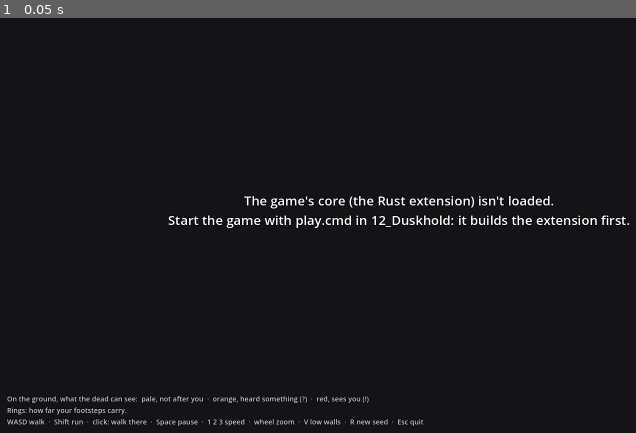
Above: before the commit, frame 1.
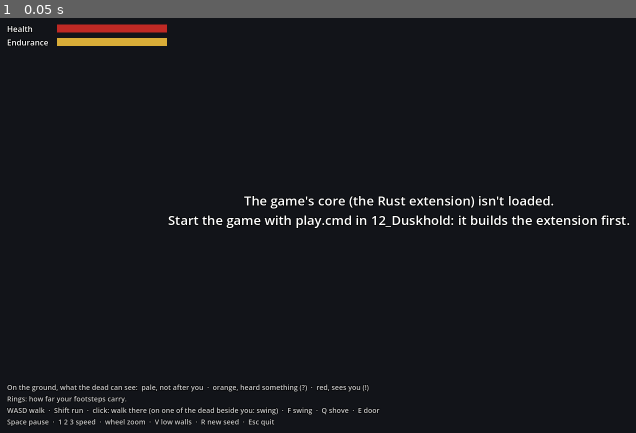
Above: after the commit, the same moment.

Repository: Mossenheimen/Duskhold
Game: Godot game, scene res://main.tscn
The game is run twice, just before and just after one commit, with the same random seed, the same clock (stepped at 60 frames per second) and the same inputs.
Inputs:
- Up to frame 1 (0.05 s): no input

The runs differ from the first frame. In frame 1, 2.5% of the frame differs, in the area x 1-67%, y 1-99%.

Commit message:
Duskhold: fight or flee (build step 5, slice 1)
One rule for timed actions: an action starts between steps, winds up
(the tell everyone sees), strikes, then recovers; a blow during the
wind-up breaks it off. Endurance pays for running and swings, with
exhaustion. Bodies have health and wounds on ten parts that bleed;
corpses stay where they fall. You can swing, shove (back a tile,
sometimes down) and open or shut doors; the dead swing back after a
visible wind-up. The numbers live in data/. The client draws the tells,
the knocked-down and the dead, a body panel and the death screen.

Co-Authored-By: Claude Opus 5.5 <noreply@anthropic.com>

Diff:
--- a/client/actor_view.gd
+++ b/client/actor_view.gd
@@ -1,6 +1,7 @@
 extends Node3D
 ## One actor, the character or a shambler. It faces the way the core says, and a mark over its
-## head says what it knows of you: "?" it heard something, "!" it sees you.
+## head says what it knows of you: "?" it heard something, "!" it sees you. It leans in as it
+## winds up a swing (the tell), lies down when knocked down, and stays down, darker, when dead.
 
 const CHARACTER := Color(0.75, 0.32, 0.2)
 const SHAMBLER := Color(0.56, 0.6, 0.5)
@@ -8,6 +9,12 @@
 const HUNTING := Color(1.0, 0.22, 0.15)
 
 var _turn := 0.0
+var _body: Node3D  # pivots at the feet
+var _skin: StandardMaterial3D
+var _colour := Color.WHITE
+var _stoop := 0.0  # how far forward it stands, in degrees
+var _pitch := 0.0
+var _state := 0
 var _mark: Label3D
 var _alert := 0
 var _pop := 0.0
@@ -17,17 +24,21 @@
 func setup(kind: int) -> void:
 	var colour := CHARACTER if kind == 0 else SHAMBLER
 	var tall := 1.55 if kind == 0 else 1.45
-	var body := Node3D.new()  # pivots at the feet
-	if kind == 1:
-		body.rotation_degrees.x = -14.0  # the dead stoop
-	add_child(body)
+	_colour = colour
+	_body = Node3D.new()
+	_stoop = -14.0 if kind == 1 else 0.0  # the dead stoop
+	_body.rotation_degrees.x = _stoop
+	_pitch = _stoop
+	add_child(_body)
+	var body := _body
 	var capsule := CapsuleMesh.new()
 	capsule.radius = 0.22
 	capsule.height = tall
 	var torso := MeshInstance3D.new()
 	torso.mesh = capsule
 	torso.position.y = tall / 2.0
-	torso.material_override = _material(colour)
+	_skin = _material(colour)
+	torso.material_override = _skin
 	body.add_child(torso)
 	# A nose, to show which way it faces (forward is -z).
 	var box := BoxMesh.new()
@@ -71,3 +82,19 @@
 	material.albedo_color = colour
 	material.roughness = 0.8
 	return material
+
+
+## Its state (0 standing, 1 knocked down, 2 dead, from DuskWorld.actor_states()) and how far
+## through a swing's wind-up it is (0 to 1; -1 when it isn't winding one up).
+func show_pose(state: int, wind_up: float, delta: float) -> void:
+	if state != _state:
+		_state = state
+		_skin.albedo_color = _colour.darkened(0.55) if state == 2 else _colour
+		_mark.visible = state == 0
+	var target := _stoop
+	if state != 0:
+		target = -88.0  # flat on the ground
+	elif wind_up >= 0.0:
+		target = _stoop - 22.0 * wind_up  # leaning in to strike
+	_pitch = lerpf(_pitch, target, 1.0 - exp(-16.0 * delta)) if delta > 0.0 else target
+	_body.rotation_degrees.x = _pitch
--- a/client/hud.gd
+++ b/client/hud.gd
@@ -1,11 +1,11 @@
 extends CanvasLayer
-## What's drawn over the world: the state of play, the controls, what just happened, and a red
-## flash when the dead get you.
+## What's drawn over the world: the state of play, your body (health, endurance, wounds), the
+## controls, what just happened, a red flash when the dead hurt you, and how you died.
 
 const LINE_LIFE := 6.0  # seconds a line of news stays
 const FLASH_LIFE := 0.6
 
-const CONTROLS := "WASD walk  ·  Shift run  ·  click: walk there  ·  Space pause  ·  1 2 3 speed  ·  wheel zoom  ·  V low walls  ·  R new seed  ·  Esc quit"
+const CONTROLS := "WASD walk  ·  Shift run  ·  click: walk there (on one of the dead beside you: swing)  ·  F swing  ·  Q shove  ·  E door\nSpace pause  ·  1 2 3 speed  ·  wheel zoom  ·  V low walls  ·  R new seed  ·  Esc quit"
 const LEGEND := "On the ground, what the dead can see:  pale, not after you  ·  orange, heard something (?)  ·  red, sees you (!)\nRings: how far your footsteps carry."
 
 var _state: Label
@@ -16,6 +16,11 @@
 var _lines: Array[String] = []
 var _ages: Array[float] = []
 var _flash_left := 0.0
+var _health: ProgressBar
+var _endurance: ProgressBar
+var _breath: Label
+var _wounds: Label
+var _death: Label
 
 
 func _ready() -> void:
@@ -37,6 +42,9 @@
 	_paused.visible = false
 	_problem = _label(26, Control.PRESET_CENTER)
 	_problem.horizontal_alignment = HORIZONTAL_ALIGNMENT_CENTER
+	_death = _label(30, Control.PRESET_CENTER)
+	_death.horizontal_alignment = HORIZONTAL_ALIGNMENT_CENTER
+	_build_body_panel()
 
 
 func _process(delta: float) -> void:
@@ -51,9 +59,9 @@
 
 
 ## `tick` counts tenths of a second of game time; `speed` is the dial (1, 2, 5).
-func show_state(world_seed: int, tick: int, speed: int, paused: bool, caught: int) -> void:
-	_state.text = "DUSKHOLD  ·  build step 4: a patch of the Hushlands\nSeed %d  ·  %.1f s  ·  %d×  ·  caught %d" % [
-		world_seed, tick / 10.0, speed, caught]
+func show_state(world_seed: int, tick: int, speed: int, paused: bool) -> void:
+	_state.text = "DUSKHOLD  ·  build step 5: fight or flee\nSeed %d  ·  %.1f s  ·  %d×" % [
+		world_seed, tick / 10.0, speed]
 	_paused.visible = paused
 
 
@@ -74,6 +82,7 @@
 	_lines.clear()
 	_ages.clear()
 	_flash_left = 0.0
+	_death.text = ""
 
 
 func show_problem(text: String) -> void:
@@ -97,3 +106,66 @@
 	label.grow_vertical = Control.GROW_DIRECTION_BOTH if preset == Control.PRESET_CENTER else (
 		Control.GROW_DIRECTION_BEGIN if bottom else Control.GROW_DIRECTION_END)
 	return label
+
+
+## Your body, from DuskWorld.character_body() and character_wounds().
+func show_body(body: PackedInt32Array, wounds: PackedStringArray) -> void:
+	if body.size() < 5:
+		return
+	_health.value = body[0] / 10.0
+	_endurance.value = body[1] / 10.0
+	_breath.text = "Out of breath" if body[2] == 1 else ""
+	_wounds.text = "\n".join(wounds)
+
+
+## The end: how you died, and how long you lasted.
+func show_death(how: String, seconds: float) -> void:
+	_death.text = "This is how you died.\n%s\nYou lasted %d minutes %d seconds.\n\nR to begin again, in a new patch." % [
+		how, int(seconds) / 60, int(seconds) % 60]
+
+
+func _build_body_panel() -> void:
+	var panel := VBoxContainer.new()
+	panel.mouse_filter = Control.MOUSE_FILTER_IGNORE
+	panel.position = Vector2(16, 76)
+	add_child(panel)
+	_health = _bar(panel, "Health", Color(0.75, 0.16, 0.14))
+	_endurance = _bar(panel, "Endurance", Color(0.85, 0.68, 0.22))
+	_breath = Label.new()
+	_breath.add_theme_color_override("font_color", Color(1.0, 0.75, 0.3))
+	_breath.add_theme_constant_override("outline_size", 6)
+	_breath.add_theme_color_override("font_outline_color", Color(0, 0, 0, 0.85))
+	panel.add_child(_breath)
+	_wounds = Label.new()
+	_wounds.add_theme_font_size_override("font_size", 15)
+	_wounds.add_theme_color_override("font_color", Color(1.0, 0.82, 0.78))
+	_wounds.add_theme_constant_override("outline_size", 6)
+	_wounds.add_theme_color_override("font_outline_color", Color(0, 0, 0, 0.85))
+	panel.add_child(_wounds)
+
+
+func _bar(parent: Control, name: String, colour: Color) -> ProgressBar:
+	var row := HBoxContainer.new()
+	row.mouse_filter = Control.MOUSE_FILTER_IGNORE
+	parent.add_child(row)
+	var label := Label.new()
+	label.text = name
+	label.custom_minimum_size = Vector2(96, 0)
+	label.add_theme_constant_override("outline_size", 6)
+	label.add_theme_color_override("font_outline_color", Color(0, 0, 0, 0.85))
+	row.add_child(label)
+	var bar := ProgressBar.new()
+	bar.custom_minimum_size = Vector2(220, 16)
+	bar.size_flags_vertical = Control.SIZE_SHRINK_CENTER
+	bar.show_percentage = false
+	bar.max_value = 100.0
+	bar.value = 100.0
+	bar.mouse_filter = Control.MOUSE_FILTER_IGNORE
+	var fill := StyleBoxFlat.new()
+	fill.bg_color = colour
+	var back := StyleBoxFlat.new()
+	back.bg_color = Color(0, 0, 0, 0.5)
+	bar.add_theme_stylebox_override("fill", fill)
+	bar.add_theme_stylebox_override("background", back)
+	row.add_child(bar)
+	return bar
--- a/client/main.gd
+++ b/client/main.gd
@@ -14,6 +14,7 @@
 const ActorView = preload("res://actor_view.gd")
 const NoiseRings = preload("res://noise_rings.gd")
 const Hud = preload("res://hud.gd")
+const Tells = preload("res://tells.gd")
 
 ## Zomboid's angle: 30° down, so tiles are 2:1 diamonds, and north up and to the right.
 const CAMERA_PITCH := 30.0
@@ -29,10 +30,19 @@
 const SAW := 2
 const REACHED := 3
 const NO_WAY := 4
+const STRUCK := 5
+const MISSED := 6
+const SHOVED := 7
+const DIED := 8
+const DOOR := 9
+const EXHAUSTED := 10
+## Numbers an event takes.
+const EVENT_SIZE := 6
 
 var dusk: Node  # the DuskWorld
 var map_view: MapView
 var rings: NoiseRings
+var tells: Tells
 var hud: Hud
 var camera: Camera3D
 var cursor: MeshInstance3D
@@ -42,7 +52,10 @@
 var speed_index := 0
 var zoom := 14.0
 var focus := Vector3.ZERO  # where the camera looks: the character, smoothed
-var caught := 0
+var wound_names := PackedStringArray()
+var part_names := PackedStringArray()
+var last_hurt := ""  # what last hurt you, for the death screen
+var dead := false
 var low_walls := false
 var last_tick := -1
 var use_town := false
@@ -71,6 +84,8 @@
 	add_child(map_view)
 	rings = NoiseRings.new()
 	add_child(rings)
+	tells = Tells.new()
+	add_child(tells)
 	_start()
 
 
@@ -96,7 +111,10 @@
 	me = dusk.character_index()
 	rings.clear()
 	hud.reset()
-	caught = 0
+	wound_names = dusk.wound_names()
+	part_names = dusk.part_names()
+	last_hurt = ""
+	dead = false
 	last_tick = -1
 	_draw_actors(0.0)
 	if me >= 0:
@@ -122,7 +140,8 @@
 	_move_camera(delta)
 	map_view.update(focus)
 	_move_cursor()
-	hud.show_state(town_seed, tick, roundi(dusk.speed), dusk.paused, caught)
+	hud.show_state(town_seed, tick, roundi(dusk.speed), dusk.paused)
+	hud.show_body(dusk.character_body(), dusk.character_wounds())
 	_maybe_take_picture(delta)
 
 
@@ -135,12 +154,24 @@
 	if mouse and mouse.pressed:
 		match mouse.button_index:
 			MOUSE_BUTTON_LEFT:
+				if dead:
+					return
 				var tile := _tile_under(mouse.position)
-				dusk.walk_to(tile.x, tile.y, Input.is_action_pressed("run"))
+				var aim := _foe_beside(tile)
+				if aim != Vector2i.ZERO:
+					dusk.attack(aim.x, aim.y)
+				else:
+					dusk.walk_to(tile.x, tile.y, Input.is_action_pressed("run"))
 			MOUSE_BUTTON_WHEEL_UP:
 				zoom = maxf(ZOOM_MIN, zoom / 1.15)
 			MOUSE_BUTTON_WHEEL_DOWN:
 				zoom = minf(ZOOM_MAX, zoom * 1.15)
+	elif event.is_action_pressed("swing") and not dead:
+		dusk.attack(0, 0)
+	elif event.is_action_pressed("shove") and not dead:
+		dusk.shove(0, 0)
+	elif event.is_action_pressed("door") and not dead:
+		dusk.use_door()
 	elif event.is_action_pressed("pause"):
 		dusk.paused = not dusk.paused
 	elif event.is_action_pressed("speed_1"):
@@ -157,8 +188,28 @@
 		_start()
 
 
+## Which way to swing for a click on `tile`: toward it if one of the living dead stands there
+## beside you, else (0, 0), meaning "not a swing". Whether the blow can land is the core's call.
+func _foe_beside(tile: Vector2i) -> Vector2i:
+	if me < 0:
+		return Vector2i.ZERO
+	var where: PackedVector2Array = dusk.actor_positions()
+	var kinds: PackedInt32Array = dusk.actor_kinds()
+	var states: PackedInt32Array = dusk.actor_states()
+	var mine := Vector2i(roundi(where[me].x), roundi(where[me].y))
+	var aim := tile - mine
+	if aim == Vector2i.ZERO or absi(aim.x) > 1 or absi(aim.y) > 1:
+		return Vector2i.ZERO
+	for i in kinds.size():
+		if kinds[i] == 1 and states[i] != 2 and Vector2i(roundi(where[i].x), roundi(where[i].y)) == tile:
+			return aim
+	return Vector2i.ZERO
+
+
 ## WASD, as a heading on screen. The core turns it into a heading on the map.
 func _steer() -> void:
+	if dead:
+		return
 	var right := int(Input.is_action_pressed("walk_right")) - int(Input.is_action_pressed("walk_left"))
 	var up := int(Input.is_action_pressed("walk_up")) - int(Input.is_action_pressed("walk_down"))
 	dusk.steer(right, up, Input.is_action_pressed("run"))
@@ -174,29 +225,78 @@
 	var where: PackedVector2Array = dusk.actor_positions()
 	var facing: PackedInt32Array = dusk.actor_facing()
 	var alert: PackedInt32Array = dusk.actor_alert()
+	var states: PackedInt32Array = dusk.actor_states()
+	var actions: PackedInt32Array = dusk.actor_actions()
 	for i in actors.size():
 		actors[i].position = Vector3(where[i].x + 0.5, 0.0, where[i].y + 0.5)
 		actors[i].face(facing[i], delta)
 		actors[i].show_alert(alert[i], delta)
+		# Leaning in while a swing winds up: the tell, on the body as well as the ground.
+		var swinging := actions[i * 4] == 1 and actions[i * 4 + 1] < 1000
+		actors[i].show_pose(states[i], actions[i * 4 + 1] / 1000.0 if swinging else -1.0, delta)
+	tells.show_actions(actions, me)
 	if me >= 0:
 		map_view.set_focus(actors[me].position + Vector3(0.0, 0.9, 0.0))
 
 
 func _read_events() -> void:
 	var events: PackedInt32Array = dusk.take_events()
-	for i in range(0, events.size(), 4):
+	for i in range(0, events.size(), EVENT_SIZE):
+		var who := events[i + 1]
+		var target := events[i + 2]
+		var extra := events[i + 5]
 		match events[i]:
 			HEARD:
 				hud.say("A shambler heard something.")
 			SAW:
 				hud.say("A shambler saw you!")
-			REACHED:
-				caught += 1
-				hud.say("A shambler got you.")
-				hud.flash()
 			NO_WAY:
-				if events[i + 1] == me:
+				if who == me:
 					hud.say("There's no way there.")
+			STRUCK:
+				if target == me and extra > 0:
+					var wound := wound_names[floori(extra / 100.0) - 1]
+					var part := part_names[extra % 100]
+					last_hurt = "A shambler gave you a %s on the %s." % [wound, part]
+					hud.say(last_hurt)
+					hud.flash()
+				elif who == me:
+					hud.say("You hit it.")
+			MISSED:
+				if who == me:
+					hud.say("You missed.")
+				elif target == me or _beside(who):
+					hud.say("A shambler reached for you and missed.")
+			SHOVED:
+				if who == me:
+					hud.say("You shoved it down." if extra == 1 else "You shoved it back.")
+			DIED:
+				if who == me:
+					_die()
+				else:
+					hud.say("It's down for good.")
+			DOOR:
+				if who == me:
+					hud.say("You opened the door." if extra == 1 else "You shut the door.")
+			EXHAUSTED:
+				if who == me:
+					hud.say("You're out of breath.")
+
+
+## Whether actor `i` stands beside you.
+func _beside(i: int) -> bool:
+	if me < 0 or i < 0:
+		return false
+	var where: PackedVector2Array = dusk.actor_positions()
+	return (where[i] - where[me]).length() < 1.6
+
+
+func _die() -> void:
+	dead = true
+	var how := last_hurt
+	if dusk.character_body()[4] > 0 or how.is_empty():
+		how = "You bled to death." if not how.is_empty() else "You died."
+	hud.show_death(how, dusk.tick() / 10.0)
 
 
 func _move_camera(delta: float) -> void:
@@ -277,6 +377,9 @@
 		"speed_1": [KEY_1],
 		"speed_2": [KEY_2],
 		"speed_3": [KEY_3],
+		"swing": [KEY_F],
+		"shove": [KEY_Q],
+		"door": [KEY_E],
 		"low_walls": [KEY_V],
 		"restart": [KEY_R],
 		"quit": [KEY_ESCAPE],
--- /dev/null
+++ b/client/shaders/tell.gdshader
@@ -0,0 +1,21 @@
+shader_type spatial;
+render_mode unshaded, blend_mix, depth_draw_never, cull_disabled;
+// A swing's tell: the tile it will land on, filling in from the middle as its wind-up runs out
+// (CONCEPT.md: no hit lands without one).
+
+instance uniform float progress = 0.0;  // 0 as the wind-up starts, 1 as it strikes
+instance uniform vec3 tint = vec3(1.0, 0.2, 0.1);  // linear
+
+varying vec2 local;
+
+void vertex() {
+	local = VERTEX.xz;  // -0.5 to 0.5 across the tile
+}
+
+void fragment() {
+	float r = max(abs(local.x), abs(local.y)) * 2.0;  // 0 in the middle, 1 at the edge
+	float fill = step(r, progress);
+	float rim = smoothstep(0.8, 0.88, r) * (1.0 - smoothstep(0.94, 1.0, r));
+	ALBEDO = tint;
+	ALPHA = max(fill * 0.45, rim * 0.85);
+}
--- /dev/null
+++ b/client/tells.gd
@@ -0,0 +1,49 @@
+extends Node3D
+## The tells: for every swing or shove winding up, the tile it will land on, filling in as the
+## blow nears. Red for the dead's, pale for yours. From DuskWorld.actor_actions().
+
+const THEIRS := Color(1.0, 0.18, 0.1)
+const YOURS := Color(0.95, 0.92, 0.8)
+
+var _material := ShaderMaterial.new()
+var _marks: Array[MeshInstance3D] = []
+
+
+func _init() -> void:
+	_material.shader = preload("res://shaders/tell.gdshader")
+
+
+## `actions` holds four numbers an actor (kind, wind-up per mille, x, y); `me` is your index.
+func show_actions(actions: PackedInt32Array, me: int) -> void:
+	var used := 0
+	var actor := -1
+	for i in range(0, actions.size(), 4):
+		actor += 1
+		var kind := actions[i]
+		var progress := actions[i + 1]
+		# Swings and shoves still winding up; doors have no tell.
+		if kind == 0 or kind == 3 or progress >= 1000:
+			continue
+		var mark := _mark(used)
+		used += 1
+		mark.visible = true
+		mark.position = Vector3(actions[i + 2] + 0.5, 0.035, actions[i + 3] + 0.5)
+		mark.set_instance_shader_parameter("progress", progress / 1000.0)
+		var tint := YOURS if actor == me else THEIRS
+		mark.set_instance_shader_parameter("tint", Vector3(tint.srgb_to_linear().r,
+			tint.srgb_to_linear().g, tint.srgb_to_linear().b))
+	for k in range(used, _marks.size()):
+		_marks[k].visible = false
+
+
+func _mark(k: int) -> MeshInstance3D:
+	while _marks.size() <= k:
+		var square := PlaneMesh.new()
+		square.size = Vector2(0.94, 0.94)
+		var mark := MeshInstance3D.new()
+		mark.mesh = square
+		mark.material_override = _material
+		mark.cast_shadow = GeometryInstance3D.SHADOW_CASTING_SETTING_OFF
+		add_child(mark)
+		_marks.append(mark)
+	return _marks[k]
Not shown, added: client/shaders/tell.gdshader.uid
Not shown, added: client/tells.gd.uid
Not shown, changed: ARCHITECTURE.md
Not shown, changed: CLAUDE.md
Not shown, changed: crates/dusk-cli/src/main.rs
Not shown, changed: crates/dusk-core/src/actor.rs
Not shown, added: crates/dusk-core/src/body.rs
Not shown, added: crates/dusk-core/src/combat.rs
Not shown, changed: crates/dusk-core/src/hash.rs
Not shown, changed: crates/dusk-core/src/lib.rs
Not shown, changed: crates/dusk-core/src/world.rs
Not shown, added: crates/dusk-core/tests/combat.rs
(and 3 more such lines)
